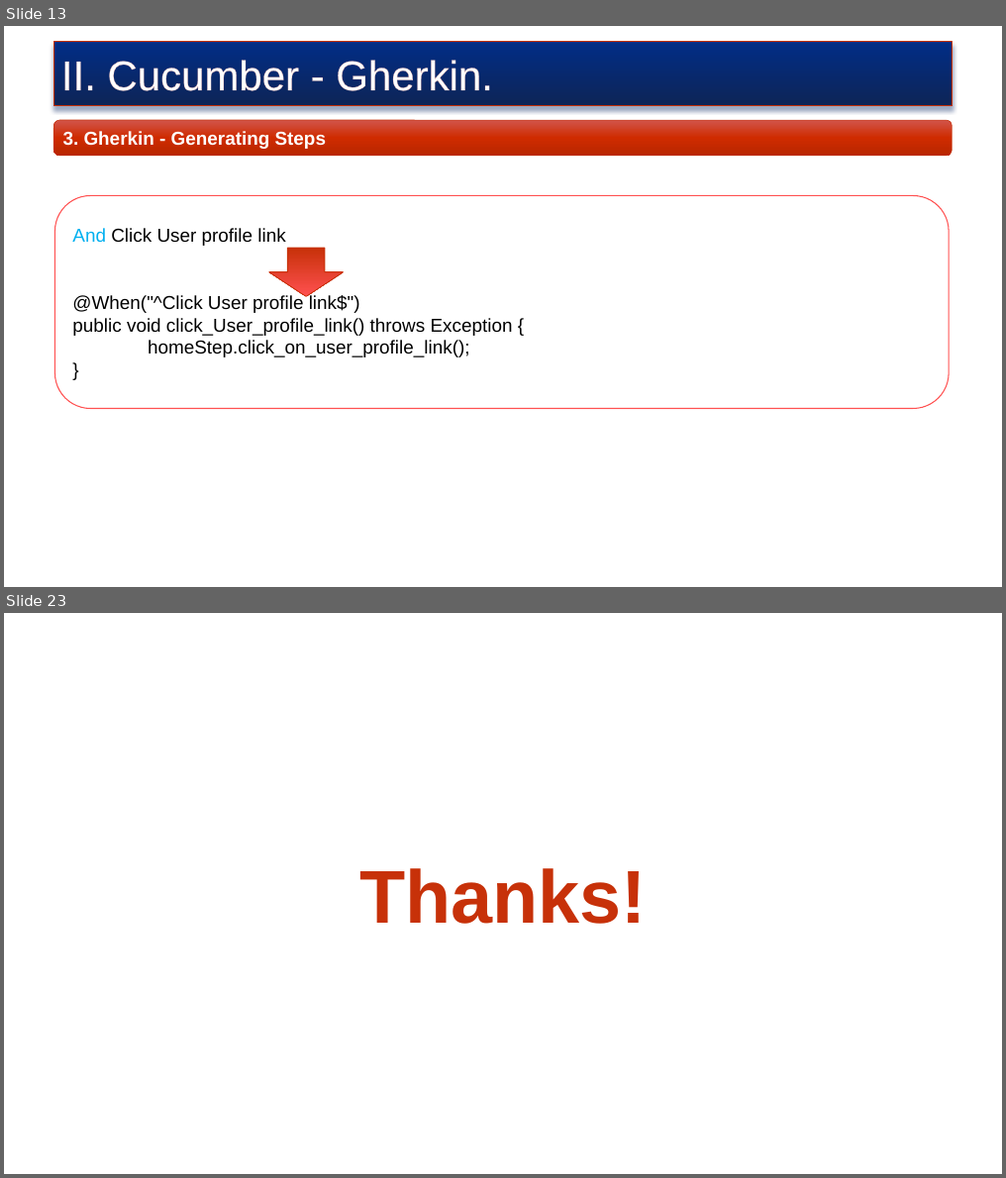
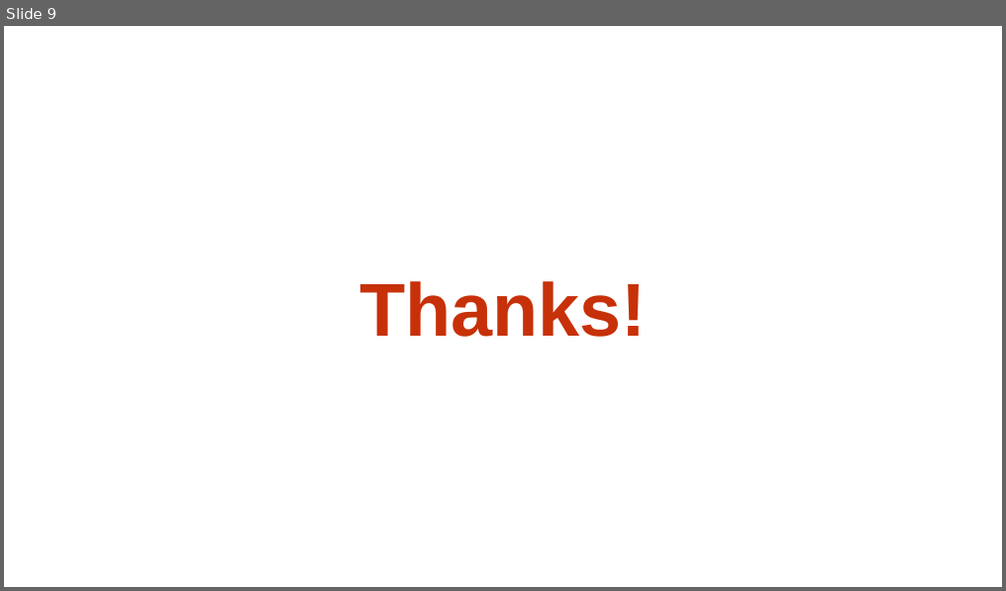
Before and after one commit to truyenkv/sharing, a slide deck: Sharing.pptx. Shown one above the other, each under a label of ours: slides 13 and 23 before the commit, slide 9 after it; the slides between them are not shown. The pictures are 1006x1178 and 1006x591 pixels, drawn with LibreOffice and Linux fonts; fonts in the diff are those of the drawing; background and template pictures are left out. Boxes give left, top, right and bottom in pixels: in the first picture for what was removed or moved away, otherwise in the second. Text is boxed around its words. In the diff, an @@ line names an element or a change of style, - is before the commit and + after.

```diff
--- a/Sharing.pptx
+++ b/Sharing.pptx
@@ slide 13 removed at [4,26,1002,587], background picture (left out) @@
@@ rectangle removed at [54,42,952,106] @@
-II. Cucumber - Gherkin.
@@ rounded rectangle removed at [54,120,952,156] @@
-3. Gherkin - Generating Steps
@@ rounded rectangle removed at [54,196,948,408] @@
-And Click User profile link
-@When("^Click User profile link$")
-public void click_User_profile_link() throws Exception {
-homeStep.click_on_user_profile_link();
-}
@@ down arrow removed at [269,248,344,296] @@
@@ what was slide 23 is now slide 9 @@
```
Also in this commit, not shown: 2 slides changed, 6 slides added, 19 other slides removed.
